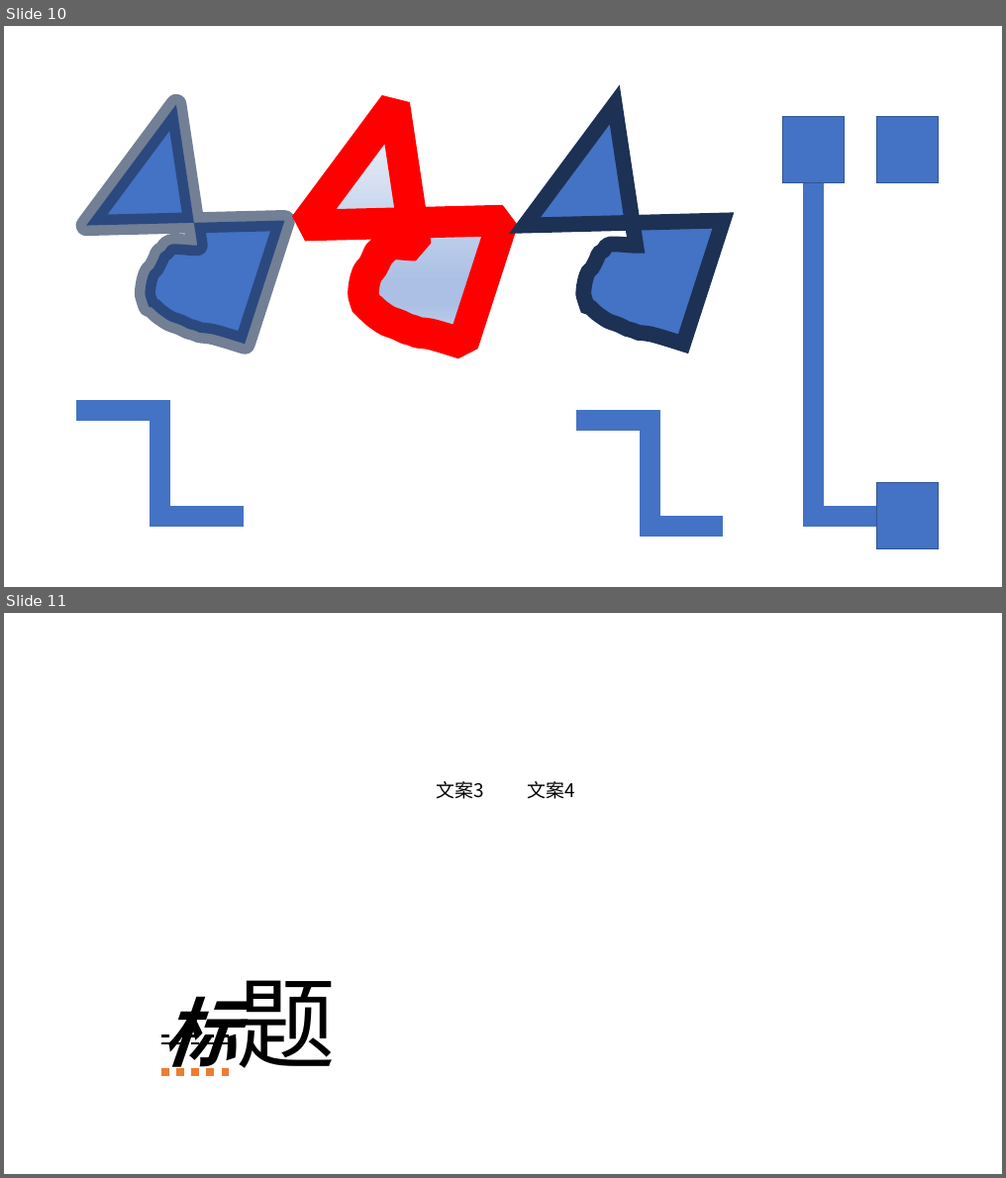
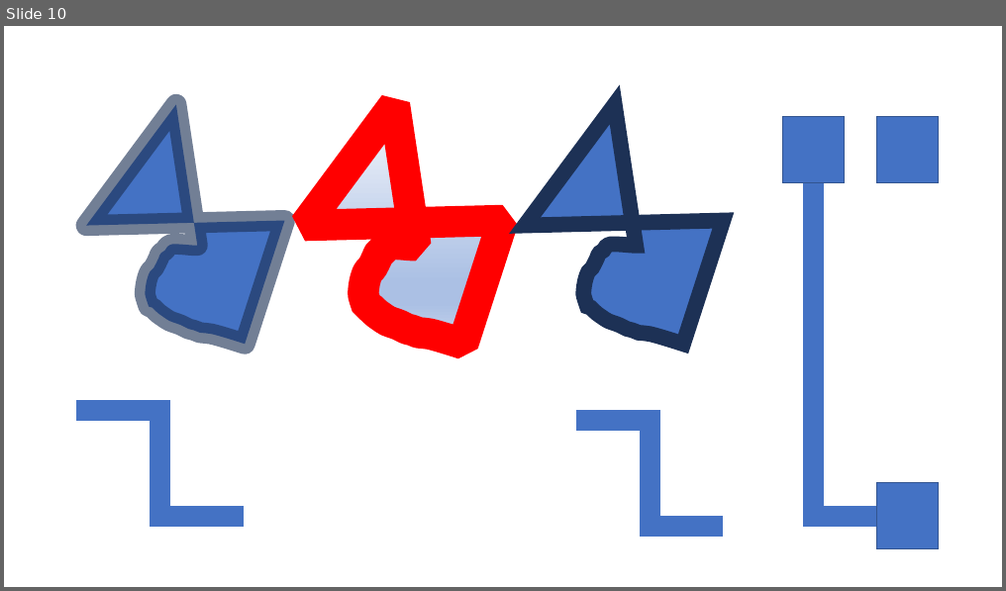
Before and after one commit to Howlcn1997/ooxml-parser, a slide deck: assets/ppt/simple.pptx. Shown one above the other, each under a label of ours: slides 10 and 11 before the commit, slide 10 after it. The pictures are 1006x1178 and 1006x591 pixels, drawn with LibreOffice and Linux fonts; fonts in the diff are those of the drawing. Boxes give left, top, right and bottom in pixels: in the first picture for what was removed or moved away, otherwise in the second. Text is boxed around its words. In the diff, an @@ line names an element or a change of style, - is before the commit and + after.

```diff
--- a/assets/ppt/simple.pptx
+++ b/assets/ppt/simple.pptx
@@ slide 11 removed at (x1=4, y1=613, x2=1002, y2=1174), background #FFFFFF @@
@@ text removed at (x1=437, y1=781, x2=484, y2=799) @@
-文案3
@@ text removed at (x1=528, y1=781, x2=575, y2=799) @@
-文案4
@@ text removed at (x1=161, y1=980, x2=337, y2=1076) @@
-标题
```
Also in this commit, not shown: 1 slide added, 14 other files.
